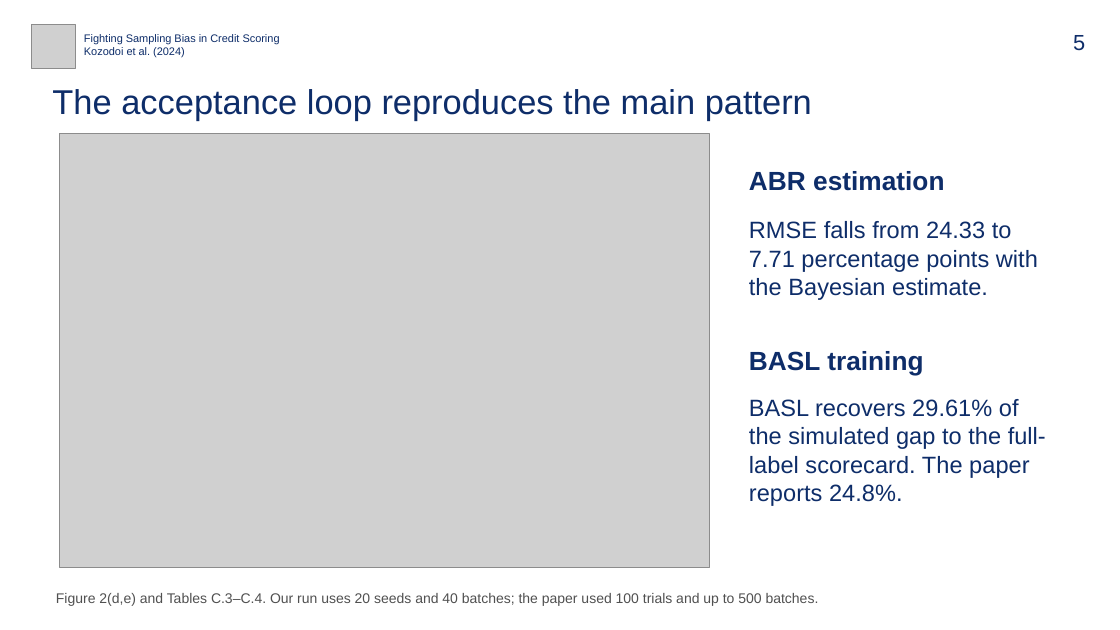
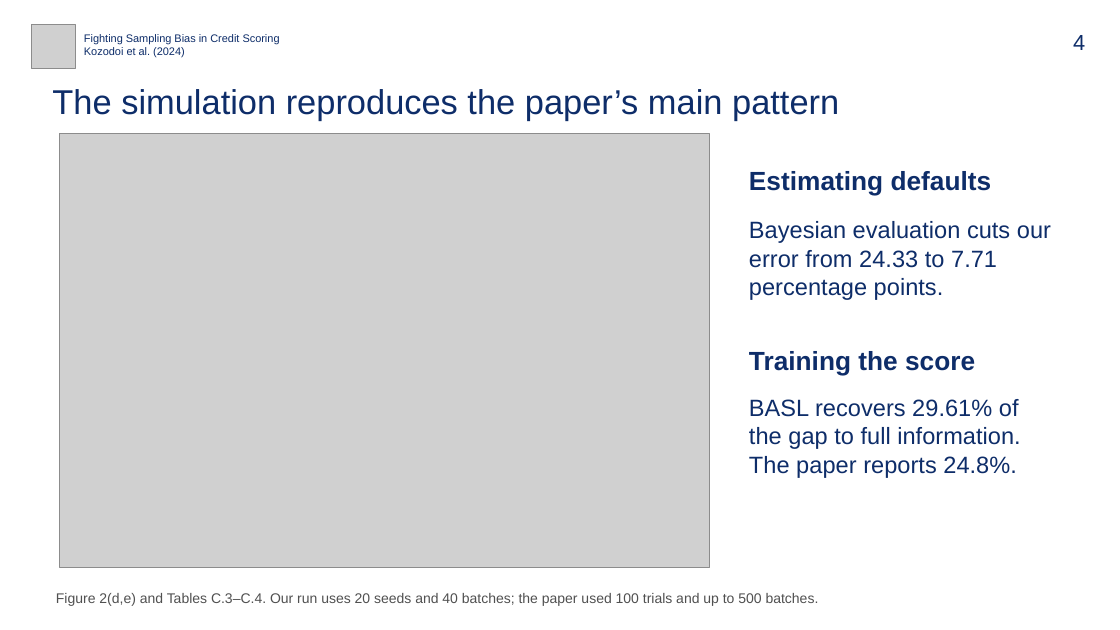
Before and after one commit to bigpurota/paper11, a slide deck: slide 4 of slides/paper11.pptx (slide 5 before the commit). Drawn at 1120x630 pixels with LibreOffice and Linux fonts; fonts in the diff are those of the drawing; grey boxes stand for pictures. Boxes give left, top, right and bottom in pixels: in the first picture for what was removed or moved away, otherwise in the second. Text is boxed around its words. In the diff, an @@ line names an element or a change of style, - is before the commit and + after.

```diff
--- a/slides/paper11.pptx
+++ b/slides/paper11.pptx
@@ text at box(1073, 35, 1085, 50): text changed @@
-5
+4
@@ text at box(52, 89, 839, 120): text changed @@
-The acceptance loop reproduces the main pattern
+The simulation reproduces the paper’s main pattern
@@ text at box(749, 171, 992, 196): text changed @@
-ABR estimation
+Estimating defaults
@@ text at box(749, 221, 1051, 300): text changed @@
-RMSE falls from 24.33 to 7.71 percentage points with the Bayesian estimate.
+Bayesian evaluation cuts our error from 24.33 to 7.71 percentage points.
@@ text at box(749, 351, 975, 375): text changed @@
-BASL training
+Training the score
@@ text at box(749, 399, 1020, 478): text changed @@
-BASL recovers 29.61% of the simulated gap to the full-label scorecard. The paper reports 24.8%.
+BASL recovers 29.61% of the gap to full information. The paper reports 24.8%.
```
Also in this commit, not shown: 5 other slides changed, 2 slides added, 31 slides removed, 36 other files.
